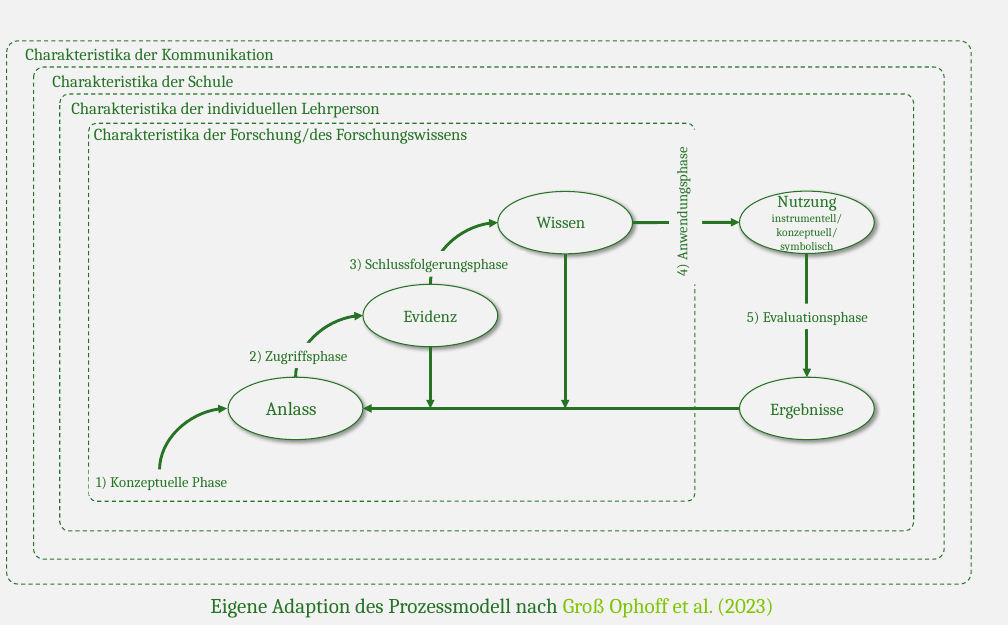
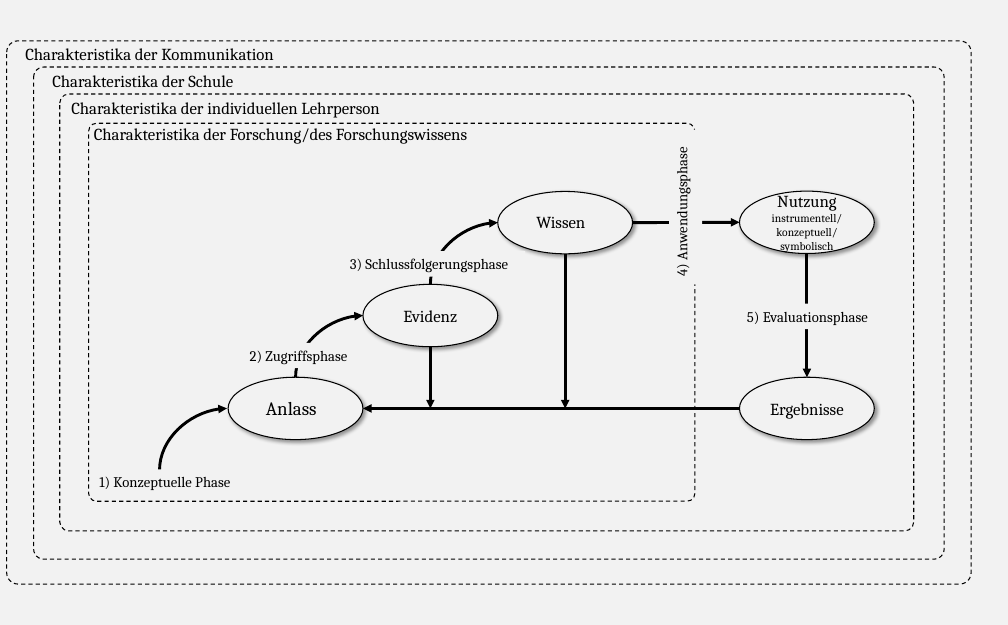
Before and after one commit to kirstinschmidt/Schmidt_Disputation, a slide deck: slide 9 of img/Groß_Ophoff et al (2023)_adapted.pptx. Drawn at 1008x625 pixels with LibreOffice and Linux fonts; fonts in the diff are those of the drawing. Boxes give left, top, right and bottom in pixels: in the first picture for what was removed or moved away, otherwise in the second. Text is boxed around its words. In the diff, an @@ line names an element or a change of style, - is before the commit and + after.

```diff
--- a/img/Groß_Ophoff et al (2023)_adapted.pptx
+++ b/img/Groß_Ophoff et al (2023)_adapted.pptx
@@ outline #267326 1 pt dashed to #000000 1 pt dashed in 4 elements at <box>33,67,944,560</box>, <box>88,123,695,501</box>, <box>7,41,972,585</box>, <box>60,94,914,531</box> @@
@@ outline #267326 1 pt to #000000 1 pt in 3 elements at <box>228,377,363,439</box>, <box>498,191,632,253</box>, <box>740,191,874,253</box> @@
@@ curved arrow (430, 284) - (498, 223): stroke #267326 2.75 pt to #000000 2.75 pt @@
@@ arrow (633, 223) - (740, 222): stroke #267326 2.75 pt to #000000 2.75 pt @@
@@ arrow (566, 254) - (566, 408): stroke #267326 2.75 pt to #000000 2.75 pt @@
@@ arrow (807, 253) - (807, 377): stroke #267326 2.75 pt to #000000 2.75 pt @@
@@ ellipse "Evidenz" at <box>363,284,498,346</box>: text colour #267326 to #000000; outline #267326 1 pt to #000000 1 pt @@
@@ curved arrow (296, 377) - (363, 315): stroke #267326 2.75 pt to #000000 2.75 pt @@
@@ arrow (430, 347) - (430, 408): stroke #267326 2.75 pt to #000000 2.75 pt @@
@@ ellipse "Ergebnisse" at <box>740,377,874,439</box>: text colour #267326 to #000000; outline #267326 1 pt to #000000 1 pt @@
@@ curved arrow (160, 470) - (227, 408): stroke #267326 2.75 pt to #000000 2.75 pt @@
@@ arrow (740, 408) - (363, 408): stroke #267326 2.75 pt to #000000 2.75 pt @@
@@ text colour #267326 to #000000 in 12 elements at <box>52,75,233,87</box>, <box>71,102,379,118</box>, <box>94,128,467,144</box>, <box>772,192,843,253</box>, <box>250,350,347,365</box>, <box>350,258,508,273</box>, <box>747,312,868,325</box>, <box>672,158,691,276</box>, <box>536,216,585,228</box>, <box>266,402,317,415</box>, <box>25,48,274,60</box>, <box>99,477,230,490</box> @@
@@ text removed at <box>210,598,773,618</box> @@
-Eigene Adaption des Prozessmodell nach Groß Ophoff et al. (2023)
```
Also in this commit, not shown: 3 other slides changed, 33 other files.
